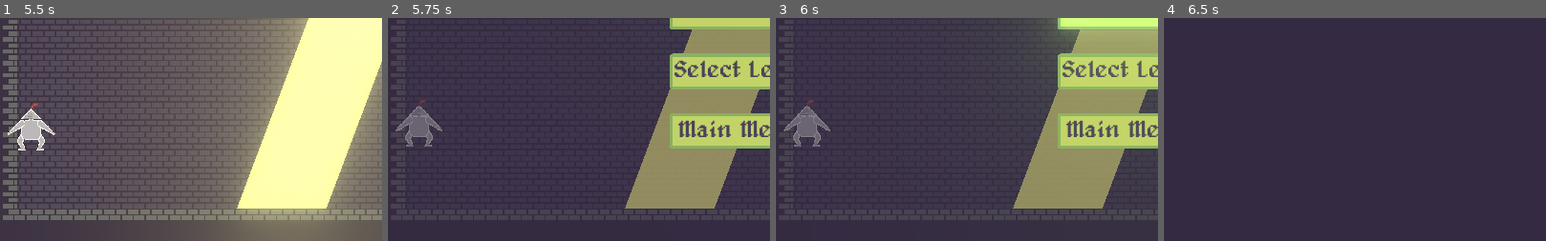
Above: before the commit, frames 1-4 (left to right).
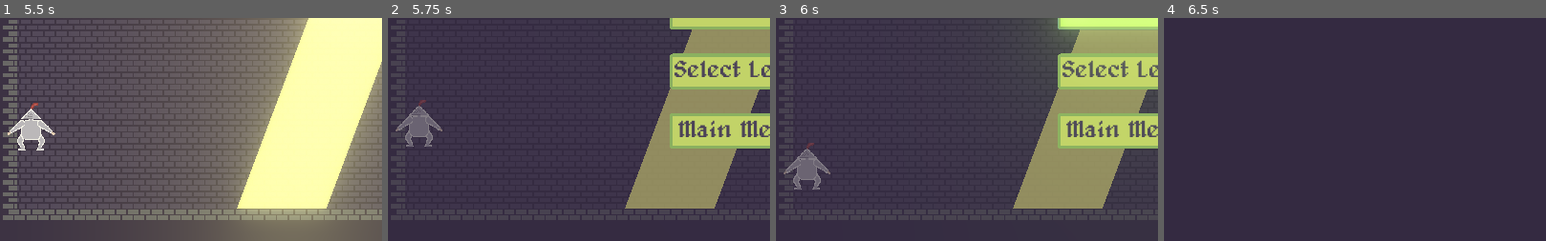
Above: after the commit, the same moments.

Repository: marc-jones/game-off-2022
Game: Godot game, scene res://nodes/scenes/SceneManager.tscn
Two runs of this game, one before a commit and one after it. Both use one fixed random seed, a clock stepped at 60 frames per second and the inputs below.
Inputs (mouse positions are % of the whole screen's width and height, from its top left):
- Up to frame 1 (5.5 s): click "Play" at 0.5 s; click "Play" at 1.25 s; move the mouse to (45, 70) at 2.02 s; hold Right (move_right) 2.03-3.53 s; tap Down (crouch) every 0.75 s from 2.1 to 5.1 s; tap Space (jump) at 2.27, 3.02, 4.52, 5.27 s; move the mouse to (80, 65) at 2.77 s; move the mouse to (20, 35) at 3.52 s; hold Left (move_left) from 3.53 s (still down); move the mouse to (55, 50) at 4.27 s; move the mouse to (35, 25) at 5.02 s
- Up to frame 2 (5.75 s): keep holding Left (move_left); tap Escape (pause) at 5.65 s
- Up to frame 3 (6 s): release Left (move_left) at 5.75 s; click "Restart" at 5.75 s
- Up to frame 4 (6.5 s): no input
The pictures show only the part of the screen within x 4-54%, y 50-100%; the shares and areas given below are measured in that part.

Frames 1-2 are identical in both runs. In frame 3, 2.0% of the frame differs, in the area x 2-15%, y 36-77%; in frame 4, nothing differs.

Commit message:
Fix pause bug

Diff:
--- a/scripts/LevelScene.gd
+++ b/scripts/LevelScene.gd
@@ -26,21 +26,44 @@
 
 func toggle_pause():
 	if paused:
-		pause_mode = PAUSE_MODE_INHERIT
-		for child in get_children():
-			child.pause_mode = PAUSE_MODE_INHERIT
+		unpause()
 		var pause = get_node("PauseMenu")
 		remove_child(pause)
 		pause.queue_free()
-		get_tree().paused = false
 	else:
 		pause_mode = PAUSE_MODE_PROCESS
 		for child in get_children():
 			child.pause_mode = PAUSE_MODE_STOP
 		var pause = pause_screen.instance()
-		pause.get_node("Restart").connect("button_up", self, "emit_signal", ["start_level", level_idx])
-		pause.get_node("SelectLevel").connect("button_up", self, "emit_signal", ["start_level_select"])
-		pause.get_node("Quit").connect("button_up", self, "emit_signal", ["start_menu"])
+		pause.get_node("Restart").connect(
+			"button_up",
+			self,
+			"pause_button_callback",
+			[["emit_signal", "start_level", level_idx]]
+		)
+		pause.get_node("SelectLevel").connect(
+			"button_up",
+			self,
+			"pause_button_callback",
+			[["emit_signal", "start_level_select"]]
+		)
+		pause.get_node("Quit").connect(
+			"button_up",
+			self,
+			"pause_button_callback",
+			[["emit_signal", "start_menu"]]
+		)
 		add_child(pause)
 		get_tree().paused = true
 	paused = not paused
+
+func unpause():
+	pause_mode = PAUSE_MODE_INHERIT
+	for child in get_children():
+		child.pause_mode = PAUSE_MODE_INHERIT
+	get_tree().paused = false
+
+func pause_button_callback(args):
+	unpause()
+	var command = args.pop_front()
+	callv(command, args)
